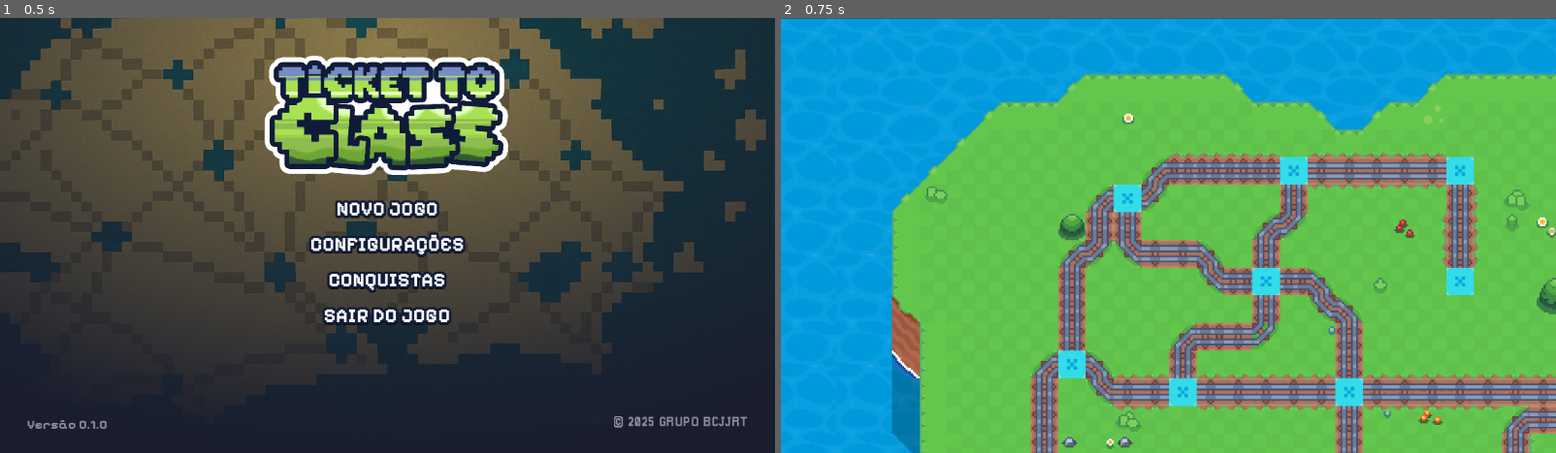
Above: before the commit, frames 1-2 (left to right).
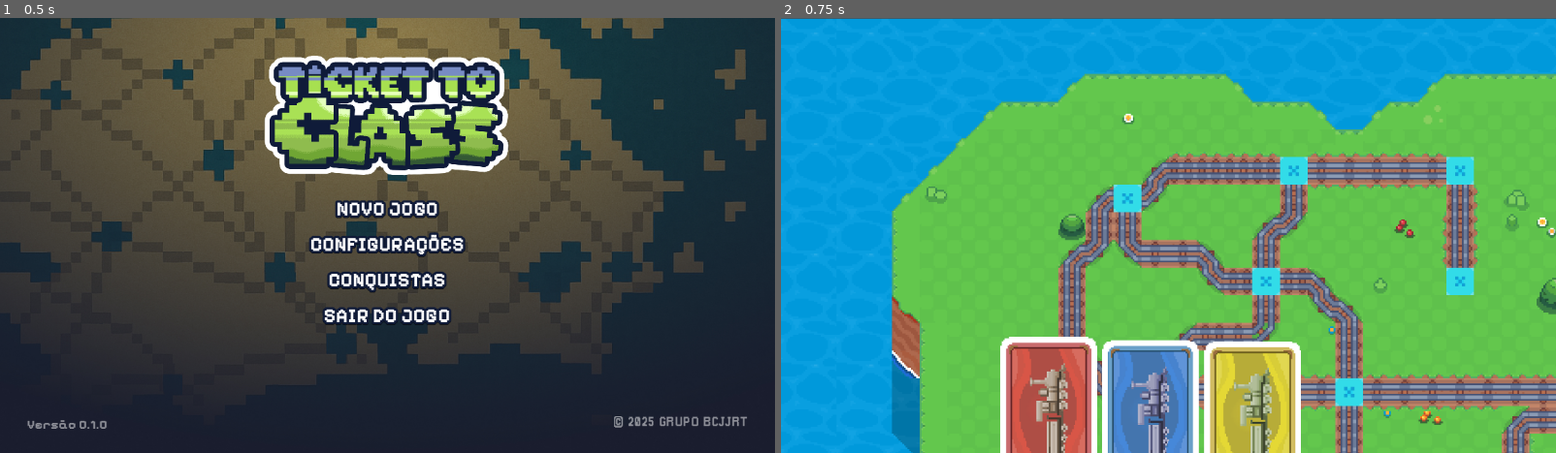
Above: after the commit, the same moments.

Repository: rafaamparo/ticket-to-ride-es2
Game: Godot game, scene res://scenes/main_menu.tscn
The game is run twice, just before and just after one commit, with the same random seed, the same clock (stepped at 60 frames per second) and the same inputs.
Inputs (mouse positions are in pixels of both pictures, inside the frame that each line leads up to):
- Up to frame 1 (0.5 s): no input
- Up to frame 2 (0.75 s): tap Enter at 0.5 s; drag from (1168, 209) to (1246, 139) at 0.52 s

Frame 1 is identical in both runs. In frame 2, 9.7% of the frame differs, in the area x 28-68%, y 73-100%.

Commit message:
Adds card sprite and scene integration
Integrates a new card sprite into the game by adding its texture and scene files.
Updates the main game scene to include instances of the newly created card scene.
Adjusts the editor path for Godot to a more appropriate directory.

Diff:
--- /dev/null
+++ b/game_assets/game_scene/object_scenes/game_card.gd
@@ -0,0 +1,22 @@
+extends Node2D
+
+@export var card_index: int = 0;
+
+# Called when the node enters the scene tree for the first time.
+func _ready() -> void:
+	$CardSprite.vframes = 4  # 4 rows
+	$CardSprite.hframes = 2  # 2 columns
+	update_card_sprite()
+
+# Called every frame. 'delta' is the elapsed time since the previous frame.
+func _process(delta: float) -> void:
+	pass
+
+# Updates the card sprite based on the card index
+func update_card_sprite() -> void:
+	$CardSprite.frame = card_index
+
+# Function to set card index and update sprite
+func set_card_index(index: int) -> void:
+	card_index = index
+	update_card_sprite()
--- /dev/null
+++ b/game_assets/game_scene/object_scenes/game_card.tscn
@@ -0,0 +1,13 @@
+[gd_scene load_steps=3 format=3 uid="uid://caqp8j6nugdg3"]
+
+[ext_resource type="Texture2D" uid="uid://btapowgjshw15" path="res://game_assets/game_scene/card_spreadsheet.png" id="1_eenfb"]
+[ext_resource type="Script" path="res://game_assets/game_scene/object_scenes/game_card.gd" id="1_nypqo"]
+
+[node name="GameCard" type="Node2D"]
+script = ExtResource("1_nypqo")
+
+[node name="CardSprite" type="Sprite2D" parent="."]
+rotation = -1.5708
+texture = ExtResource("1_eenfb")
+hframes = 2
+vframes = 4
--- a/scenes/game_scene.tscn
+++ b/scenes/game_scene.tscn
@@ -1,7 +1,8 @@
-[gd_scene load_steps=3 format=3 uid="uid://0xgcunk0e4i5"]
+[gd_scene load_steps=4 format=3 uid="uid://0xgcunk0e4i5"]
 
 [ext_resource type="PackedScene" uid="uid://bthoe4tuk1l8u" path="res://game_assets/game_scene/object_scenes/player_camera.tscn" id="1_gpu2n"]
 [ext_resource type="Texture2D" uid="uid://cy1copphy32uc" path="res://game_assets/game_scene/mapa.png" id="1_othft"]
+[ext_resource type="PackedScene" uid="uid://caqp8j6nugdg3" path="res://game_assets/game_scene/object_scenes/game_card.tscn" id="3_7cgp6"]
 
 [node name="GameScene" type="Control"]
 layout_mode = 3
@@ -26,3 +27,22 @@
 texture = ExtResource("1_othft")
 expand_mode = 1
 stretch_mode = 4
+
+[node name="CanvasLayer" type="CanvasLayer" parent="."]
+layer = 2
+scale = Vector2(0.8, 0.8)
+transform = Transform2D(0.8, 0, 0, 0.8, 0, 0)
+
+[node name="GameCard" parent="CanvasLayer" instance=ExtResource("3_7cgp6")]
+top_level = true
+position = Vector2(497.5, 730)
+
+[node name="GameCard2" parent="CanvasLayer" instance=ExtResource("3_7cgp6")]
+top_level = true
+position = Vector2(876.5, 738)
+card_index = 1
+
+[node name="GameCard3" parent="CanvasLayer" instance=ExtResource("3_7cgp6")]
+top_level = true
+position = Vector2(686.5, 736)
+card_index = 2
Binary file added: game_assets/game_scene/card_spreadsheet.png
Not shown, added: game_assets/game_scene/card_spreadsheet.png.import
